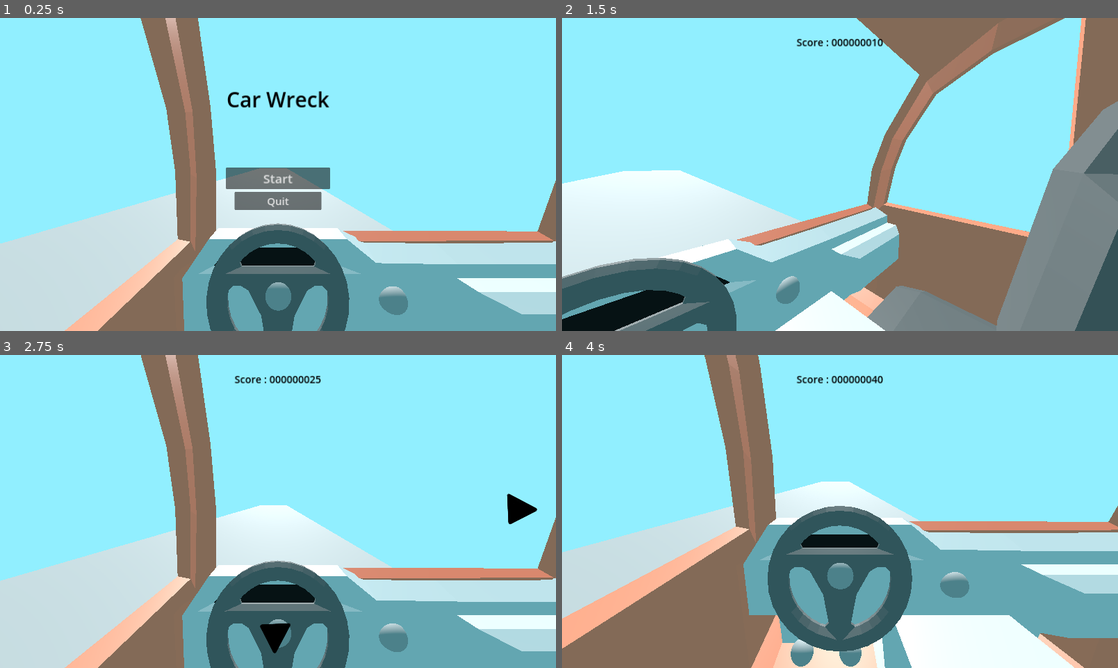
Above: before the commit, frames 1-4 (two rows, left to right).
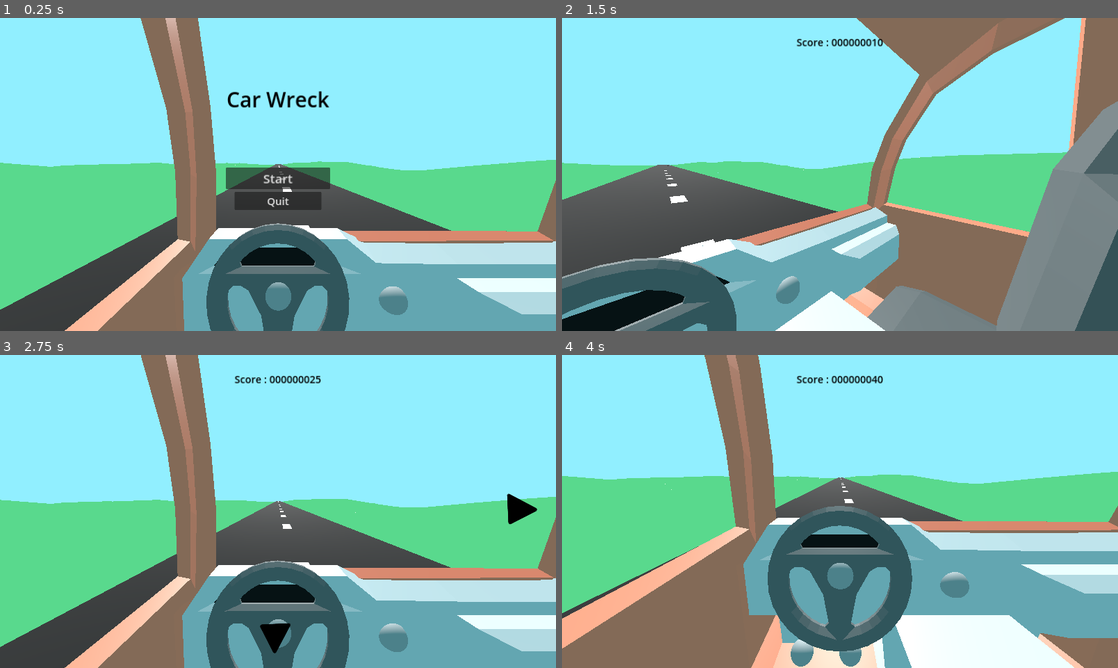
Above: after the commit, the same moments.

Repository: WanderingPenwing/CarWreck
Game: Godot game, scene res://scenes/level_zero.tscn
Two runs of this game, one before a commit and one after it. Both use one fixed random seed, a clock stepped at 60 frames per second and the inputs below.
Inputs (mouse positions are in pixels of both pictures, inside the frame that each line leads up to):
- Up to frame 1 (0.25 s): no input
- Up to frame 2 (1.5 s): click "Start" at 0.5 s; click (1084, 171) at 1.25 s
- Up to frame 3 (2.75 s): click (27, 505) at 2 s
- Up to frame 4 (4 s): click (840, 636) at 2.75 s; click (840, 414) at 3.5 s

The runs differ from the first frame. In frame 1, 26% of the frame differs, in the area x 0-100%, y 45-100%; in frame 2, 19%; in frame 3, 26%; in frame 4, 17%.

Commit message:
added pretty road

Diff:
--- /dev/null
+++ b/project/prefabs/models/road_portion.tscn
@@ -0,0 +1,8 @@
+[gd_scene load_steps=2 format=3 uid="uid://byx6me61o50od"]
+
+[ext_resource type="PackedScene" uid="uid://brit6jodp87pu" path="res://assets/models/road.glb" id="1_3rjlr"]
+
+[node name="road portion" type="Node3D" groups=["road"]]
+
+[node name="road2" parent="." instance=ExtResource("1_3rjlr")]
+transform = Transform3D(2, 0, 0, 0, 2, 0, 0, 0, 2, 0, 1.7162, 0)
--- a/project/scenes/level_zero.tscn
+++ b/project/scenes/level_zero.tscn
@@ -1,12 +1,15 @@
-[gd_scene load_steps=16 format=3 uid="uid://bthaq5qtoww4j"]
+[gd_scene load_steps=18 format=3 uid="uid://bthaq5qtoww4j"]
 
 [ext_resource type="Script" path="res://scripts/levels/game.gd" id="1_i31kb"]
 [ext_resource type="PackedScene" uid="uid://4eq13hvxl7or" path="res://prefabs/ui/debug_ui.tscn" id="1_qc15p"]
 [ext_resource type="PackedScene" uid="uid://2nalpqnagvh2" path="res://prefabs/models/car.tscn" id="2_cyq8t"]
 [ext_resource type="Script" path="res://scripts/player/camera.gd" id="3_2850o"]
+[ext_resource type="Script" path="res://scripts/player/shake.gd" id="3_v4wc3"]
 [ext_resource type="PackedScene" uid="uid://b6ed4w5s5ot5c" path="res://scenes/start_screen.tscn" id="4_ho165"]
 [ext_resource type="Texture2D" uid="uid://cqdk55leyqiej" path="res://assets/images/menu/arrow.png" id="6_eocjf"]
 [ext_resource type="PackedScene" uid="uid://d3euo8tp4chxy" path="res://prefabs/entities/3d_button.tscn" id="7_35800"]
+[ext_resource type="Script" path="res://scripts/env/road.gd" id="8_qpu7e"]
+[ext_resource type="PackedScene" uid="uid://byx6me61o50od" path="res://prefabs/models/road_portion.tscn" id="9_d0pw5"]
 
 [sub_resource type="Environment" id="Environment_8qcyu"]
 background_mode = 1
@@ -20,7 +23,7 @@
 tracks/0/type = "value"
 tracks/0/imported = false
 tracks/0/enabled = true
-tracks/0/path = NodePath("../car/camera:rotation")
+tracks/0/path = NodePath("shake/camera:rotation")
 tracks/0/interp = 1
 tracks/0/loop_wrap = true
 tracks/0/keys = {
@@ -32,7 +35,7 @@
 tracks/1/type = "value"
 tracks/1/imported = false
 tracks/1/enabled = true
-tracks/1/path = NodePath("../car/camera:position")
+tracks/1/path = NodePath("shake/camera:position")
 tracks/1/interp = 1
 tracks/1/loop_wrap = true
 tracks/1/keys = {
@@ -48,7 +51,7 @@
 tracks/0/type = "value"
 tracks/0/imported = false
 tracks/0/enabled = true
-tracks/0/path = NodePath("../car/camera:rotation")
+tracks/0/path = NodePath("shake/camera:rotation")
 tracks/0/interp = 1
 tracks/0/loop_wrap = true
 tracks/0/keys = {
@@ -60,7 +63,7 @@
 tracks/1/type = "value"
 tracks/1/imported = false
 tracks/1/enabled = true
-tracks/1/path = NodePath("../car/camera:position")
+tracks/1/path = NodePath("shake/camera:position")
 tracks/1/interp = 1
 tracks/1/loop_wrap = true
 tracks/1/keys = {
@@ -76,7 +79,7 @@
 tracks/0/type = "value"
 tracks/0/imported = false
 tracks/0/enabled = true
-tracks/0/path = NodePath("../car/camera:rotation")
+tracks/0/path = NodePath("shake/camera:rotation")
 tracks/0/interp = 1
 tracks/0/loop_wrap = true
 tracks/0/keys = {
@@ -88,7 +91,7 @@
 tracks/1/type = "value"
 tracks/1/imported = false
 tracks/1/enabled = true
-tracks/1/path = NodePath("../car/camera:position")
+tracks/1/path = NodePath("shake/camera:position")
 tracks/1/interp = 1
 tracks/1/loop_wrap = true
 tracks/1/keys = {
@@ -104,7 +107,7 @@
 tracks/0/type = "value"
 tracks/0/imported = false
 tracks/0/enabled = true
-tracks/0/path = NodePath("../car/camera:rotation")
+tracks/0/path = NodePath("shake/camera:rotation")
 tracks/0/interp = 1
 tracks/0/loop_wrap = true
 tracks/0/keys = {
@@ -116,7 +119,7 @@
 tracks/1/type = "value"
 tracks/1/imported = false
 tracks/1/enabled = true
-tracks/1/path = NodePath("../car/camera:position")
+tracks/1/path = NodePath("shake/camera:position")
 tracks/1/interp = 1
 tracks/1/loop_wrap = true
 tracks/1/keys = {
@@ -132,7 +135,7 @@
 tracks/0/type = "value"
 tracks/0/imported = false
 tracks/0/enabled = true
-tracks/0/path = NodePath("../car/camera:rotation")
+tracks/0/path = NodePath("shake/camera:rotation")
 tracks/0/interp = 1
 tracks/0/loop_wrap = true
 tracks/0/keys = {
@@ -144,7 +147,7 @@
 tracks/1/type = "value"
 tracks/1/imported = false
 tracks/1/enabled = true
-tracks/1/path = NodePath("../car/camera:position")
+tracks/1/path = NodePath("shake/camera:position")
 tracks/1/interp = 1
 tracks/1/loop_wrap = true
 tracks/1/keys = {
@@ -163,14 +166,10 @@
 "up": SubResource("Animation_eqnxb")
 }
 
-[sub_resource type="PlaneMesh" id="PlaneMesh_31s8y"]
-size = Vector2(15, 200)
-subdivide_width = 8280
-
 [node name="game" type="Node3D" node_paths=PackedStringArray("Debug", "Score")]
 script = ExtResource("1_i31kb")
-Debug = NodePath("car/camera/Debug Ui")
-Score = NodePath("car/camera/ui/layout/margins/score")
+Debug = NodePath("car/shake/camera/Debug Ui")
+Score = NodePath("car/shake/camera/ui/layout/margins/score")
 
 [node name="world" type="WorldEnvironment" parent="."]
 environment = SubResource("Environment_8qcyu")
@@ -178,7 +177,10 @@
 [node name="car" parent="." instance=ExtResource("2_cyq8t")]
 transform = Transform3D(2, 0, 0, 0, 2, 0, 0, 0, 2, 0, 2.095, 0)
 
-[node name="camera" type="Camera3D" parent="car" node_paths=PackedStringArray("left_arrow", "right_arrow", "up_arrow", "down_arrow", "animation")]
+[node name="shake" type="Node3D" parent="car"]
+script = ExtResource("3_v4wc3")
+
+[node name="camera" type="Camera3D" parent="car/shake" node_paths=PackedStringArray("left_arrow", "right_arrow", "up_arrow", "down_arrow", "animation")]
 transform = Transform3D(-0.5, 7.9591e-08, -1.2649e-06, -2.90973e-09, 0.49894, 0.0325448, 1.2674e-06, 0.0325448, -0.49894, 0.438079, 0.406003, 0.113595)
 fov = 83.7352
 script = ExtResource("3_2850o")
@@ -188,10 +190,10 @@
 down_arrow = NodePath("ui/down button")
 animation = NodePath("../camera animation")
 
-[node name="ui" type="CanvasLayer" parent="car/camera"]
+[node name="ui" type="CanvasLayer" parent="car/shake/camera"]
 visible = false
 
-[node name="layout" type="Control" parent="car/camera/ui"]
+[node name="layout" type="Control" parent="car/shake/camera/ui"]
 layout_mode = 3
 anchors_preset = 15
 anchor_right = 1.0
@@ -200,7 +202,7 @@
 grow_vertical = 2
 mouse_filter = 2
 
-[node name="margins" type="MarginContainer" parent="car/camera/ui/layout"]
+[node name="margins" type="MarginContainer" parent="car/shake/camera/ui/layout"]
 layout_mode = 1
 anchors_preset = 15
 anchor_right = 1.0
@@ -212,7 +214,7 @@
 theme_override_constants/margin_right = 50
 theme_override_constants/margin_bottom = 50
 
-[node name="score" type="Label" parent="car/camera/ui/layout/margins"]
+[node name="score" type="Label" parent="car/shake/camera/ui/layout/margins"]
 layout_mode = 2
 size_flags_vertical = 0
 theme_override_colors/font_color = Color(0, 0, 0, 1)
@@ -220,7 +222,7 @@
 text = "Score : 000000"
 horizontal_alignment = 1
 
-[node name="right button" type="TextureButton" parent="car/camera/ui"]
+[node name="right button" type="TextureButton" parent="car/shake/camera/ui"]
 modulate = Color(0, 0, 0, 1)
 offset_left = 1450.0
 offset_top = 391.0
@@ -233,7 +235,7 @@
 texture_disabled = ExtResource("6_eocjf")
 texture_focused = ExtResource("6_eocjf")
 
-[node name="left button" type="TextureButton" parent="car/camera/ui"]
+[node name="left button" type="TextureButton" parent="car/shake/camera/ui"]
 visible = false
 modulate = Color(0, 0, 0, 1)
 offset_left = 137.0
@@ -248,7 +250,7 @@
 texture_disabled = ExtResource("6_eocjf")
 texture_focused = ExtResource("6_eocjf")
 
-[node name="down button" type="TextureButton" parent="car/camera/ui"]
+[node name="down button" type="TextureButton" parent="car/shake/camera/ui"]
 modulate = Color(0, 0, 0, 1)
 offset_left = 844.0
 offset_top = 762.0
@@ -262,7 +264,7 @@
 texture_disabled = ExtResource("6_eocjf")
 texture_focused = ExtResource("6_eocjf")
 
-[node name="up button" type="TextureButton" parent="car/camera/ui"]
+[node name="up button" type="TextureButton" parent="car/shake/camera/ui"]
 visible = false
 modulate = Color(0, 0, 0, 1)
 offset_left = 752.0
@@ -277,14 +279,15 @@
 texture_disabled = ExtResource("6_eocjf")
 texture_focused = ExtResource("6_eocjf")
 
-[node name="Debug Ui" parent="car/camera" instance=ExtResource("1_qc15p")]
-
-[node name="Menu" type="CanvasLayer" parent="car/camera"]
-
-[node name="Start Screen" parent="car/camera/Menu" node_paths=PackedStringArray("Ui") instance=ExtResource("4_ho165")]
+[node name="Debug Ui" parent="car/shake/camera" instance=ExtResource("1_qc15p")]
+
+[node name="Menu" type="CanvasLayer" parent="car/shake/camera"]
+
+[node name="Start Screen" parent="car/shake/camera/Menu" node_paths=PackedStringArray("Ui") instance=ExtResource("4_ho165")]
 Ui = NodePath("../../ui")
 
-[node name="camera animation" type="AnimationPlayer" parent="car"]
+[node name="camera animation" type="AnimationPlayer" parent="car/shake"]
+root_node = NodePath("../..")
 libraries = {
 "": SubResource("AnimationLibrary_p5tel")
 }
@@ -308,15 +311,25 @@
 transform = Transform3D(1, 0, 0, 0, 0.694357, 0.719631, 0, -0.719631, 0.694357, 0, 2.35604, 1.0578)
 light_energy = 2.219
 
-[node name="road" type="MeshInstance3D" parent="."]
-transform = Transform3D(1, 0, 0, 0, 1, 0, 0, 0, 1, 3.42326, 0, 0)
-mesh = SubResource("PlaneMesh_31s8y")
-
-[connection signal="button_down" from="car/camera/ui/right button" to="car/camera" method="_on_right_button_down"]
-[connection signal="button_down" from="car/camera/ui/left button" to="car/camera" method="_on_left_button_down"]
-[connection signal="button_down" from="car/camera/ui/down button" to="car/camera" method="_on_down_button_down"]
-[connection signal="button_down" from="car/camera/ui/up button" to="car/camera" method="_on_up_button_down"]
-[connection signal="animation_finished" from="car/camera animation" to="car/camera" method="_on_animation_animation_finished"]
+[node name="road" type="Node3D" parent="."]
+script = ExtResource("8_qpu7e")
+
+[node name="road portion" parent="road" instance=ExtResource("9_d0pw5")]
+
+[node name="road portion2" parent="road" instance=ExtResource("9_d0pw5")]
+transform = Transform3D(1, 0, 0, 0, 1, 0, 0, 0, 1, 0, 0, 162.94)
+
+[node name="road portion3" parent="road" instance=ExtResource("9_d0pw5")]
+transform = Transform3D(1, 0, 0, 0, 1, 0, 0, 0, 1, 0, 0, 325.273)
+
+[node name="road portion4" parent="road" instance=ExtResource("9_d0pw5")]
+transform = Transform3D(1, 0, 0, 0, 1, 0, 0, 0, 1, 0, 0, -162.606)
+
+[connection signal="button_down" from="car/shake/camera/ui/right button" to="car/shake/camera" method="_on_right_button_down"]
+[connection signal="button_down" from="car/shake/camera/ui/left button" to="car/shake/camera" method="_on_left_button_down"]
+[connection signal="button_down" from="car/shake/camera/ui/down button" to="car/shake/camera" method="_on_down_button_down"]
+[connection signal="button_down" from="car/shake/camera/ui/up button" to="car/shake/camera" method="_on_up_button_down"]
+[connection signal="animation_finished" from="car/shake/camera animation" to="car/shake/camera" method="_on_animation_animation_finished"]
 [connection signal="clicked" from="car/brakes" to="." method="_on_brakes_clicked"]
 [connection signal="clicked" from="car/gaz" to="." method="_on_gaz_clicked"]
 [connection signal="clicked" from="car/honk" to="." method="_on_honk_clicked"]
--- /dev/null
+++ b/project/scripts/player/shake.gd
@@ -0,0 +1,13 @@
+extends Node3D
+
+var noise : FastNoiseLite
+var noise_progress = 0
+
+# Called when the node enters the scene tree for the first time.
+func _ready() -> void:
+	pass # Replace with function body.
+
+
+# Called every frame. 'delta' is the elapsed time since the previous frame.
+func _process(delta: float) -> void:
+	pass
Binary file added: project/assets/models/road.glb
Not shown, added: project/assets/models/road.glb.import
